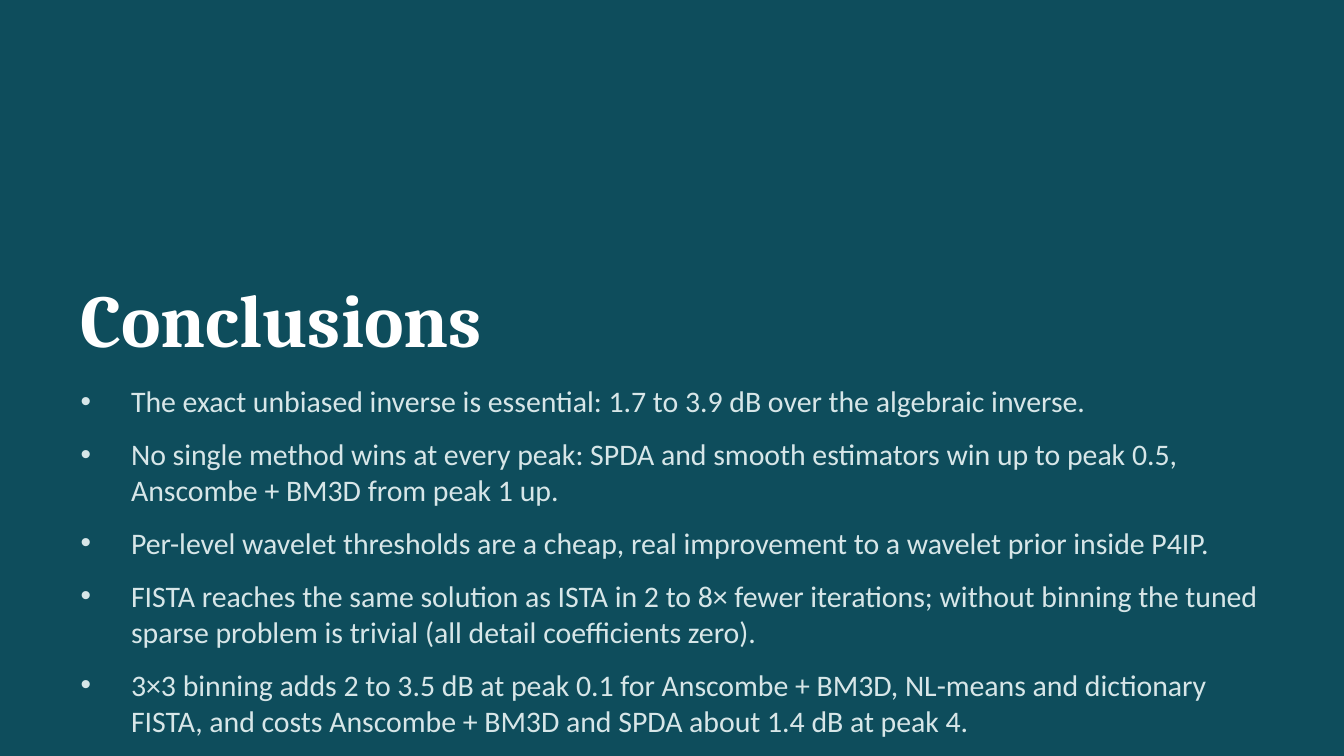
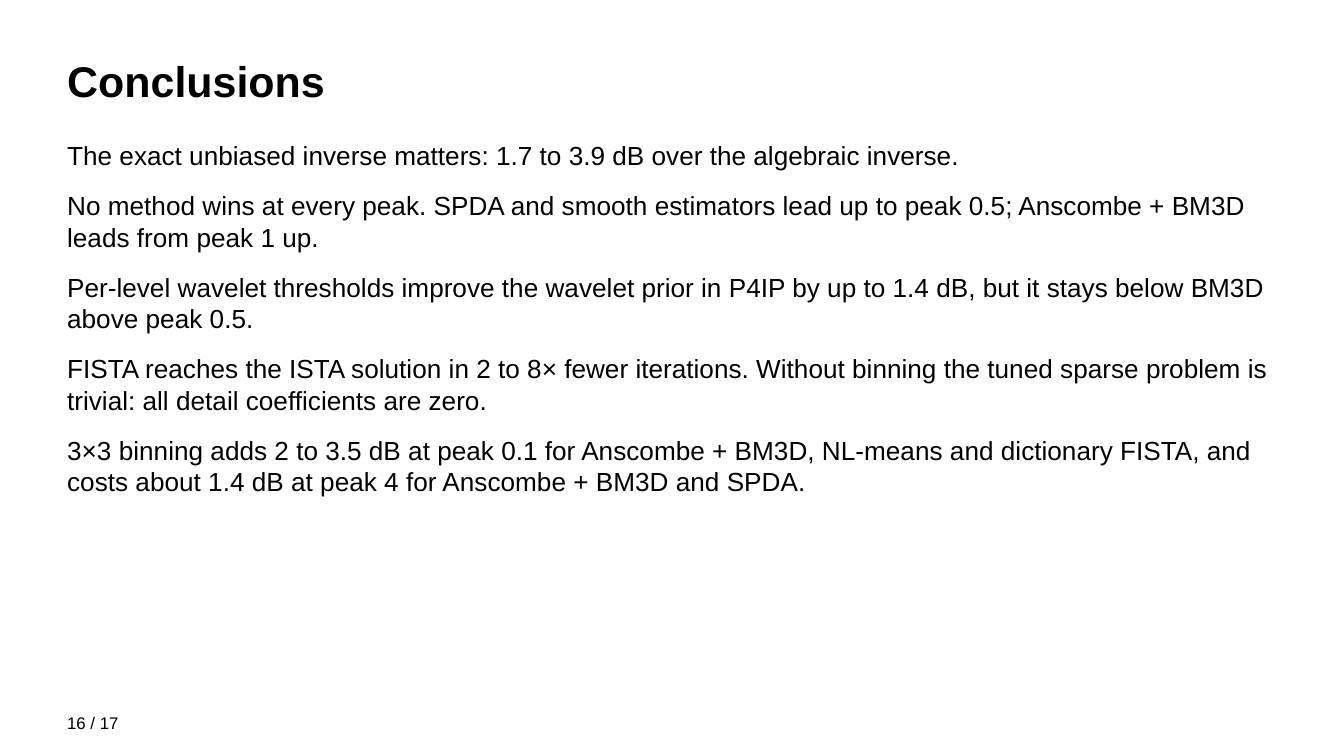
Before and after one commit to tarantulass/EE779-Poisson-Denoising, a slide deck: slide 16 of output/EE779_results.pptx. Drawn at 1344x756 pixels with LibreOffice and Linux fonts; fonts in the diff are those of the drawing. Boxes give left, top, right and bottom in pixels: in the first picture for what was removed or moved away, otherwise in the second. Text is boxed around its words. In the diff, an @@ line names an element or a change of style, - is before the commit and + after.

```diff
--- a/output/EE779_results.pptx
+++ b/output/EE779_results.pptx
@@ background #0E4D5C to #FFFFFF @@
@@ title "Conclusions": place and size @@
-title "Conclusions" at (81, 295, 482, 348)
+title "Conclusions" at (67, 66, 325, 98)
@@ title "Conclusions" at (67, 66, 325, 98): size 40 to 23 pt, font Cambria to Arial, text colour #FFFFFF to #000000; vertical alignment bottom to middle @@
@@ text at (67, 146, 1267, 497): text changed; size 16 to 14 pt; font Calibri to Arial; text colour #D7E6E8 to #000000 @@
-• The exact unbiased inverse is essential: 1.7 to 3.9 dB over the algebraic inverse.
-• No single method wins at every peak: SPDA and smooth estimators win up to peak 0.5, Anscombe + BM3D from peak 1 up.
-• Per-level wavelet thresholds are a cheap, real improvement to a wavelet prior inside P4IP.
-• FISTA reaches the same solution as ISTA in 2 to 8× fewer iterations; without binning the tuned sparse problem is trivial (all detail coefficients zero).
-• 3×3 binning adds 2 to 3.5 dB at peak 0.1 for Anscombe + BM3D, NL-means and dictionary FISTA, and costs Anscombe + BM3D and SPDA about 1.4 dB at peak 4.
+The exact unbiased inverse matters: 1.7 to 3.9 dB over the algebraic inverse.
+No method wins at every peak. SPDA and smooth estimators lead up to peak 0.5; Anscombe + BM3D leads from peak 1 up.
+Per-level wavelet thresholds improve the wavelet prior in P4IP by up to 1.4 dB, but it stays below BM3D above peak 0.5.
+FISTA reaches the ISTA solution in 2 to 8× fewer iterations. Without binning the tuned sparse problem is trivial: all detail coefficients are zero.
+3×3 binning adds 2 to 3.5 dB at peak 0.1 for Anscombe + BM3D, NL-means and dictionary FISTA, and costs about 1.4 dB at peak 4 for Anscombe + BM3D and SPDA.
@@ text added at (67, 717, 119, 729), 9 pt, text #000000 @@
+16 / 17
```
Also in this commit, not shown: 15 other slides changed, 1 slide added, 1 slide removed.
